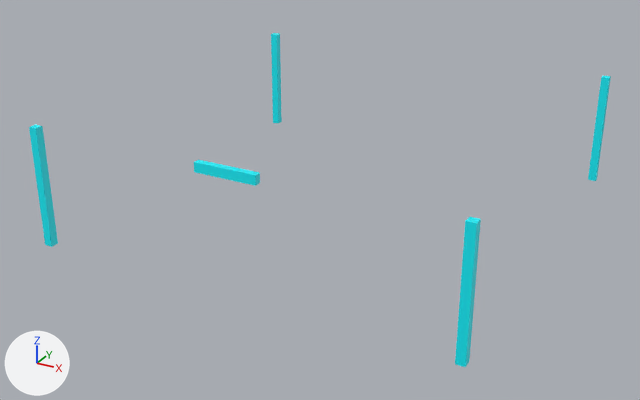
Renders of the glTF model assets/Models/accent-skin-12.glb from each side of a commit.
Before and after are seen from a 50 mm camera at (12.99, -25.36, 12.82) aimed at (-0.44, -0.94, 0.61). The axes (+X, +Y, +Z) are drawn at lower left. The lights are the same throughout. The picture after the commit comes second.

In view in the first picture: 'accent-skin-12'.
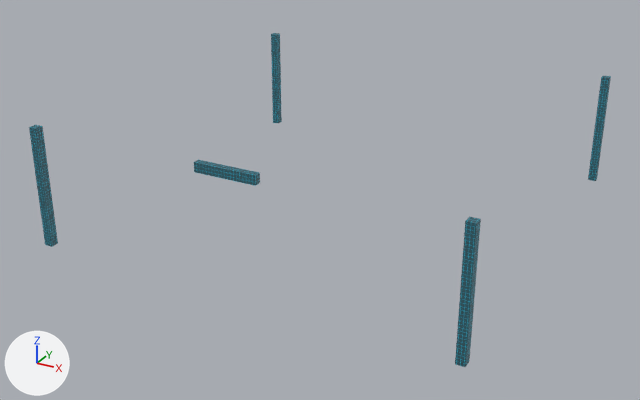
Diff of the bpy script that builds the scene:
```diff
--- a/assets/Models/accent-skin-12.glb.py
+++ b/assets/Models/accent-skin-12.glb.py
@@ img_image_1 @@
+img_image_1 = load_image('Image_1', '_unpacked/Image_1', 256, 256, 'sRGB')
@@ mat_accent @@
 n0 = _N.new('ShaderNodeBsdfPrincipled'); n0.name = 'Principled BSDF'
 n0.inputs[2].default_value = 0.55  # 'Roughness'
+n0.inputs[28].default_value = 0.7  # 'Emission Strength'
 n1 = _N.new('ShaderNodeOutputMaterial'); n1.name = 'Material Output'
+n3 = _N.new('ShaderNodeTexImage'); n3.name = 'Image Texture'
+n3.image = img_image_1
 n2 = _N.new('ShaderNodeMix'); n2.name = 'Mix'
@@ mat_accent @@
 n2.inputs[0].default_value = 1.0  # 'Factor'
-n2.inputs[7].default_value = (0.0, 0.898, 1.0, 1.0)  # 'B', cyan #00f3ff
-n3 = _N.new('ShaderNodeTexImage'); n3.name = 'Image Texture'
-n3.image = img_image_0
+n2.inputs[7].default_value = (0.03, 0.1, 0.13, 1.0)  # 'B', dark cyan #305965
+n4 = _N.new('ShaderNodeTexImage'); n4.name = 'Image Texture.001'
+n4.image = img_image_0
 _L.new(n0.outputs[0], n1.inputs[0])  # 'BSDF' to 'Surface'
 _L.new(n2.outputs[2], n0.inputs[0])  # 'Result' to 'Base Color'
-_L.new(n3.outputs[0], n2.inputs[6])  # 'Color' to 'A'
+_L.new(n3.outputs[0], n0.inputs[27])  # 'Color' to 'Emission Color'
+_L.new(n4.outputs[0], n2.inputs[6])  # 'Color' to 'A'
```

Where the change shows, as pixel boxes (x1, y1, x2, y2) in the pictures (640 x 400 px):
'accent-skin-12', surface changed
    both: (29, 33, 611, 367)
